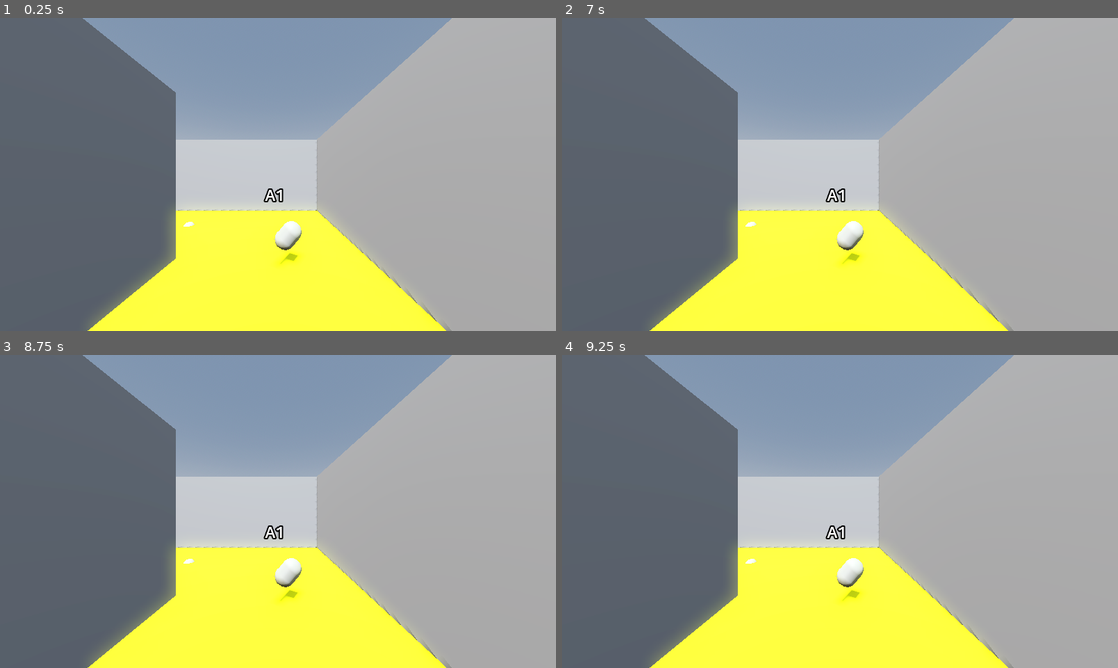
Above: before the commit, frames 1-4 (two rows, left to right).
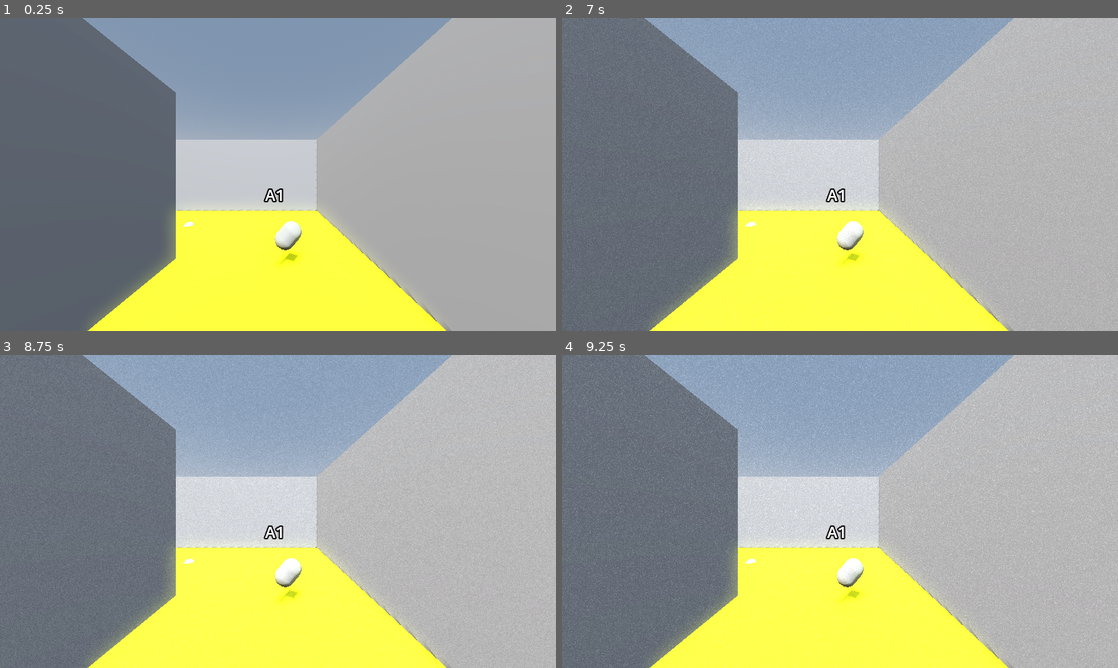
Above: after the commit, the same moments.

Repository: KaitoGameDev/brackeys-gj-2026-1
Game: Godot game, scene res://source/room/room.tscn
Same seed, same stepped clock (60 frames per second), same inputs: the game is played once before the commit and once after it. This scene is started directly instead of the project's main scene.
Inputs (mouse positions are in pixels of both pictures, inside the frame that each line leads up to):
- Up to frame 1 (0.25 s): no input
- Up to frame 2 (7 s): tap Enter (ui_accept) at 0.5, 0.77, 1.25, 1.52, 2, 2.75, 3.02, 3.5, 3.77, 4.25, 4.52, 6.02, 6.77 s; move the mouse to (962, 158) at 0.52 s; hold Right (ui_right) 0.53-1.28 s; click (962, 158) at 0.67 s; move the mouse to (728, 190) at 1.27 s; hold Down (ui_down) 1.28-2.03 s; click (728, 190) at 1.42 s; move the mouse to (895, 105) at 2.02 s; hold Right (ui_right) 2.03-2.78 s; click (895, 105) at 2.17 s; move the mouse to (812, 237) at 2.77 s; hold Up (ui_up) 2.78-3.53 s; click (812, 237) at 2.92 s; move the mouse to (1006, 221) at 3.52 s; hold Left (ui_left) 3.53-5.03 s; click (1006, 221) at 3.67 s; move the mouse to (673, 127) at 4.27 s; click (673, 127) at 4.42 s; move the mouse to (867, 174) at 5.02 s; hold Down (ui_down) 5.03-5.78 s; click (867, 174) at 5.17 s; move the mouse to (756, 96) at 5.77 s; hold Right (ui_right) 5.78-6.53 s; click (756, 96) at 5.92 s; move the mouse to (962, 158) at 6.52 s; hold Up (ui_up) from 6.53 s (still down); click (962, 158) at 6.67 s
- Up to frame 3 (8.75 s): move the mouse to (166, 527) at 7.27 s; release Up (ui_up) at 7.28 s; hold Right (ui_right) 7.28-8.03 s; click (166, 527) at 7.42 s; tap Enter (ui_accept) at 7.52 s; move the mouse to (333, 442) at 8.02 s; hold Down (ui_down) from 8.03 s (still down); click (333, 442) at 8.17 s
- Up to frame 4 (9.25 s): move the mouse to (812, 574) at 8.77 s; release Down (ui_down) at 8.78 s; hold Left (ui_left) from 8.78 s (still down); click (812, 574) at 8.92 s; tap Enter (ui_accept) at 9.02 s

The runs differ from the first frame. In frame 2, 2.8% of the frame differs, in the area x 0-100%, y 0-100%; in frame 3, 4.1%; in frame 4, 5.8%.

Commit message:
add creature and filter

Diff:
--- a/default_bus_layout.tres
+++ b/default_bus_layout.tres
@@ -13,3 +13,9 @@
 bus/2/bypass_fx = false
 bus/2/volume_db = 0.0
 bus/2/send = &"Master"
+bus/3/name = &"Creature"
+bus/3/solo = false
+bus/3/mute = false
+bus/3/bypass_fx = false
+bus/3/volume_db = 0.0
+bus/3/send = &"Master"
--- /dev/null
+++ b/source/creature/creature.gd
@@ -0,0 +1,40 @@
+class_name Creature extends Node3D
+
+@export var approach_sound: AudioStream
+@export var attack_sound: AudioStream
+@export var time_seg: float
+
+@onready var stream_player: AudioStreamPlayer = $AudioStreamPlayer
+
+var tween: Tween
+
+func _ready() -> void:
+	_reset_sound()
+	EventBusSingleton.on_event.connect(_on_event)
+
+func _on_event(event: Object) -> void:
+	if event is MoveToNextSpotEvent: return _reset_sound()
+
+func _reset_sound() -> void:
+	if tween != null:
+		tween.stop()
+		tween = null
+
+	stream_player.stream = approach_sound
+	stream_player.play()
+	var bus_index := AudioServer.get_bus_index('Creature')
+	tween = create_tween()
+	tween.set_parallel(true)
+	tween.tween_method(
+		func(value):
+			AudioServer.set_bus_volume_db(bus_index, value),
+		-60.0,
+		0.0,
+		time_seg
+	)
+	tween.finished.connect(
+		func():
+			stream_player.stream = attack_sound
+			stream_player.play()
+			EventBusSingleton.send_event(GameOverEvent.new())
+	)
--- /dev/null
+++ b/source/creature/creature.tscn
@@ -0,0 +1,17 @@
+[gd_scene load_steps=4 format=3 uid="uid://cbj12sjnq5onk"]
+
+[ext_resource type="Script" uid="uid://dhb8nhocl4ja6" path="res://source/creature/creature.gd" id="1_dkhfh"]
+[ext_resource type="Texture2D" uid="uid://csmvgnp8bleaw" path="res://assets/sprites/ghost_creature.png" id="1_x1nkw"]
+[ext_resource type="AudioStream" uid="uid://bvflpapdqnrh5" path="res://assets/audio/creature_approach.ogg" id="2_sm6sn"]
+
+[node name="Creature" type="Node3D"]
+script = ExtResource("1_dkhfh")
+approach_sound = ExtResource("2_sm6sn")
+time_seg = 20.0
+
+[node name="AudioStreamPlayer" type="AudioStreamPlayer" parent="."]
+bus = &"Creature"
+
+[node name="Sprite3D" type="Sprite3D" parent="."]
+transform = Transform3D(0.06, 0, 0, 0, 0.06, 0, 0, 0, 0.06, 0, 0, 0)
+texture = ExtResource("1_x1nkw")
--- /dev/null
+++ b/source/creature/events/game_over_event.gd
@@ -0,0 +1 @@
+class_name GameOverEvent
--- /dev/null
+++ b/source/creature/sanity_filter.gd
@@ -0,0 +1,26 @@
+class_name SanityFilter extends ColorRect
+
+@export var shader : ShaderMaterial
+@export var time_seg: float = 20.0
+
+var tween: Tween
+
+func _ready() -> void:
+	_reset_filter()
+	EventBusSingleton.on_event.connect(_on_event)
+
+func _on_event(event: Object) -> void:
+	if event is MoveToNextSpotEvent: return _reset_filter()
+
+func _reset_filter() -> void:
+	if tween != null:
+		tween.stop()
+		tween = null
+	tween = create_tween()
+	tween.tween_method(
+		func(value):
+			shader.set_shader_parameter('multiplier', value),
+		0.0,
+		0.5,
+		time_seg
+	)
--- /dev/null
+++ b/source/creature/sanity_filter.tscn
@@ -0,0 +1,22 @@
+[gd_scene load_steps=5 format=3 uid="uid://dsbvt2nfklkcf"]
+
+[ext_resource type="Shader" uid="uid://bkommyp2eprt8" path="res://source/room/room.gdshader" id="1_yhwlu"]
+[ext_resource type="Texture2D" uid="uid://cdc0o1atpw863" path="res://assets/shaders_elements/noise.jpg" id="2_yjlvc"]
+[ext_resource type="Script" uid="uid://dndm2juf275js" path="res://source/creature/sanity_filter.gd" id="3_yjlvc"]
+
+[sub_resource type="ShaderMaterial" id="ShaderMaterial_ija0u"]
+shader = ExtResource("1_yhwlu")
+shader_parameter/noise = ExtResource("2_yjlvc")
+shader_parameter/slow = 20.0
+shader_parameter/multiplier = 0.0
+shader_parameter/contrast = 15.0
+
+[node name="SanityFilter" type="ColorRect"]
+material = SubResource("ShaderMaterial_ija0u")
+anchors_preset = 15
+anchor_right = 1.0
+anchor_bottom = 1.0
+grow_horizontal = 2
+grow_vertical = 2
+script = ExtResource("3_yjlvc")
+shader = SubResource("ShaderMaterial_ija0u")
--- /dev/null
+++ b/source/room/room.gdshader
@@ -0,0 +1,20 @@
+// Original by: Jordancjb (https://linktr.ee/jordancjb)
+
+shader_type canvas_item;
+
+uniform sampler2D screen_texture : hint_screen_texture, filter_linear_mipmap;
+
+//Noise Texture
+uniform sampler2D noise;
+
+//Settings
+uniform float slow = 25.0;
+uniform float multiplier = 0.5;
+uniform float contrast = 2.0;
+
+//Shader Code
+void fragment() {
+	vec4 noise_sample = texture(noise, texture(noise, UV).xy + mod(TIME, 1.0) / slow);
+	noise_sample.rgb = pow(noise_sample.rgb, vec3(contrast));
+	COLOR = texture(screen_texture, SCREEN_UV) + (noise_sample * multiplier);
+}
--- a/source/room/room.tscn
+++ b/source/room/room.tscn
@@ -23,6 +23,8 @@
 [ext_resource type="AudioStream" uid="uid://d1o2nm3mxqsgn" path="res://assets/audio/dungeon_loop.mp3" id="15_hvm5k"]
 [ext_resource type="AudioStream" uid="uid://0gx8rb2sh576" path="res://assets/audio/forest_loop.mp3" id="16_k10tv"]
 [ext_resource type="PackedScene" uid="uid://cg1ah23vqw44r" path="res://source/props/key_item.tscn" id="20_t1ay8"]
+[ext_resource type="PackedScene" uid="uid://cbj12sjnq5onk" path="res://source/creature/creature.tscn" id="24_k10tv"]
+[ext_resource type="PackedScene" uid="uid://dsbvt2nfklkcf" path="res://source/creature/sanity_filter.tscn" id="25_ija0u"]
 
 [sub_resource type="ProceduralSkyMaterial" id="ProceduralSkyMaterial_f2a3q"]
 sky_horizon_color = Color(0.66224277, 0.6717428, 0.6867428, 1)
@@ -111,6 +113,9 @@
 input_forward = "ui_up"
 input_back = "ui_down"
 
+[node name="Creature" parent="player_pivot" instance=ExtResource("24_k10tv")]
+transform = Transform3D(1, 0, 0, 0, 1, 0, 0, 0, 1, -1.8523662, 0.63756645, -1.7538409)
+
 [node name="Walls" type="Node3D" parent="."]
 
 [node name="InnerWall1" type="MeshInstance3D" parent="Walls"]
@@ -156,3 +161,16 @@
 
 [node name="KeyItem4" parent="." instance=ExtResource("20_t1ay8")]
 transform = Transform3D(0.7714469, -0.6362937, 0, 0.6362937, 0.7714469, 0, 0, 0, 1, -1.9369516, 0.2999997, -1.9872549)
+
+[node name="Control" type="Control" parent="."]
+layout_mode = 3
+anchors_preset = 15
+anchor_right = 1.0
+anchor_bottom = 1.0
+grow_horizontal = 2
+grow_vertical = 2
+mouse_filter = 2
+
+[node name="SanityFilter" parent="Control" instance=ExtResource("25_ija0u")]
+layout_mode = 1
+mouse_filter = 2
Not shown, added: assets/audio/creature_approach.mp3.import
Not shown, added: assets/audio/creature_approach.ogg.import
Binary file added: assets/shaders_elements/noise.jpg
Not shown, added: assets/shaders_elements/noise.jpg.import
Binary file added: assets/sprites/ghost_creature.png
Not shown, added: assets/sprites/ghost_creature.png.import
Not shown, added: source/creature/creature.gd.uid
Not shown, added: source/creature/events/game_over_event.gd.uid
Not shown, added: source/creature/sanity_filter.gd.uid
Not shown, added: source/room/room.gdshader.uid
Not shown: 1 places in source/room/room.tscn that only renumber resources
Not shown, added: assets/audio/creature_approach.mp3
(and 1 more such lines)
